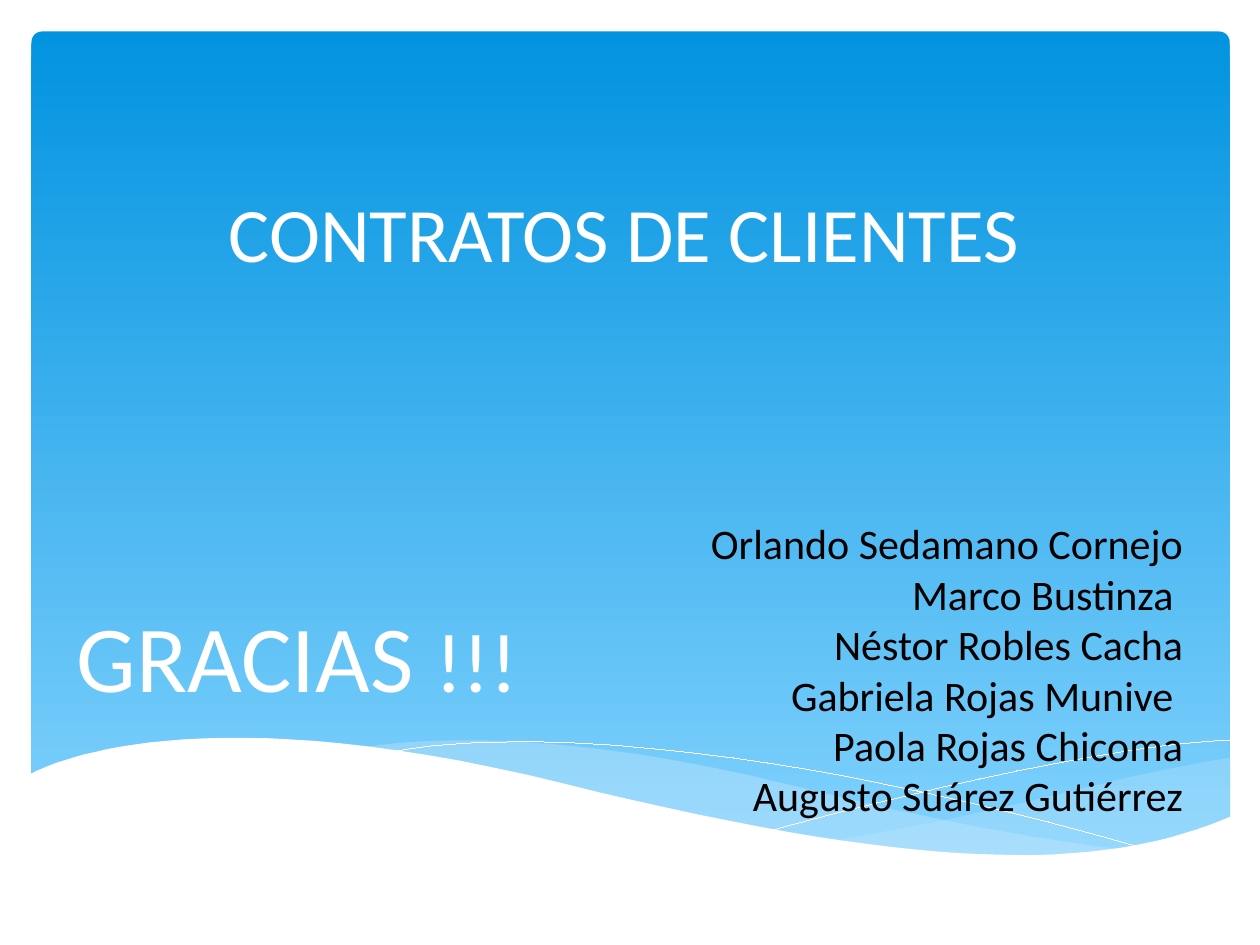
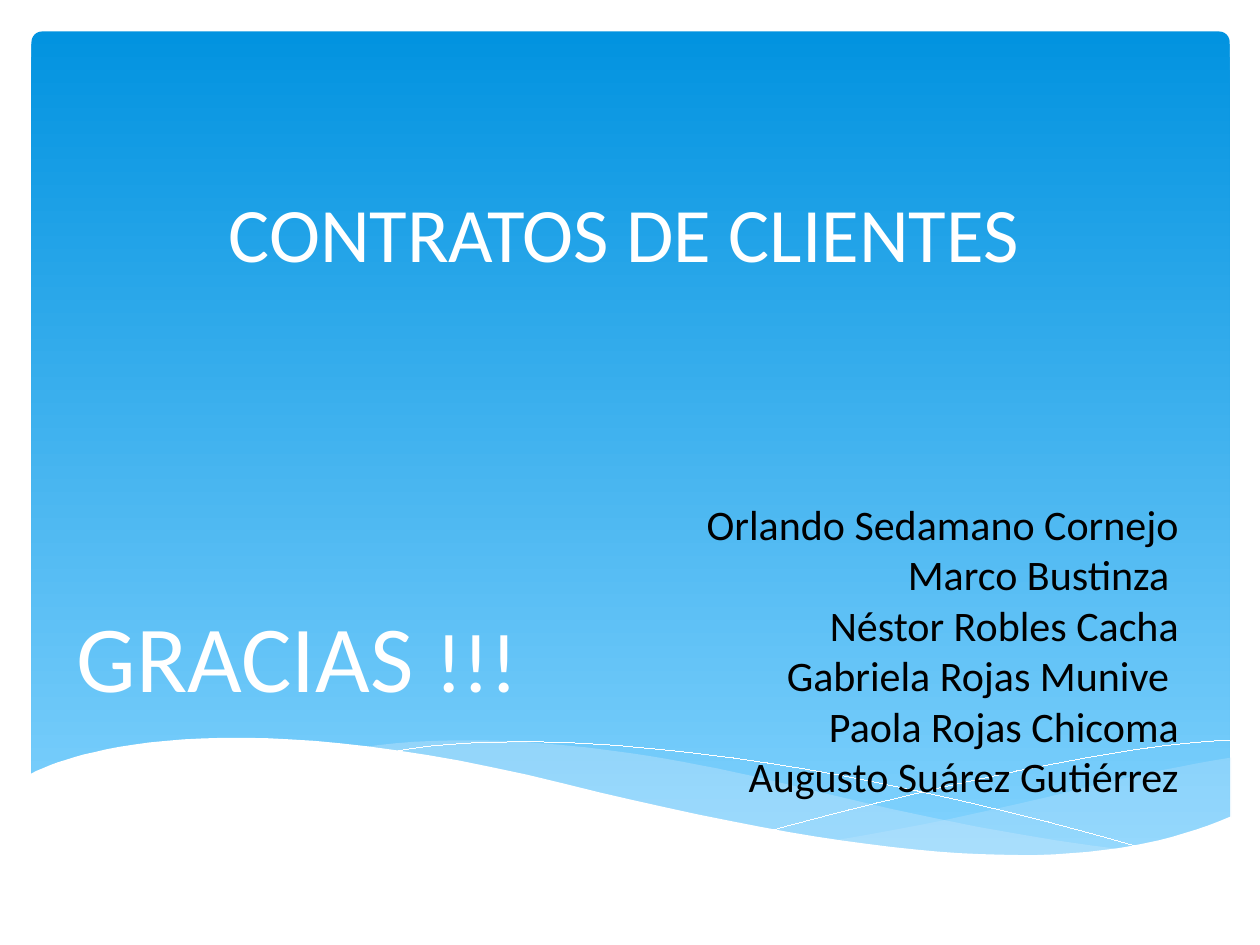
Before and after one commit to orlysemperfi/tp2-contratos-clientes, a slide deck: slide 15 of ITERACION 3/SUB ITERACION 1/PPT SUB-ITERACION I v2.0.pptx. Drawn at 1260x945 pixels with LibreOffice and Linux fonts; fonts in the diff are those of the drawing. Boxes give left, top, right and bottom in pixels: in the first picture for what was removed or moved away, otherwise in the second. Text is boxed around its words. In the diff, an @@ line names an element or a change of style, - is before the commit and + after.

```diff
--- a/ITERACION 3/SUB ITERACION 1/PPT SUB-ITERACION I v2.0.pptx
+++ b/ITERACION 3/SUB ITERACION 1/PPT SUB-ITERACION I v2.0.pptx
@@ text "Orlando Sedamano Cornejo": place and size @@
-text "Orlando Sedamano Cornejo" at (711,529,1183,822)
+text "Orlando Sedamano Cornejo" at (707,510,1179,803)
```
Also in this commit, not shown: 7 other slides changed.
